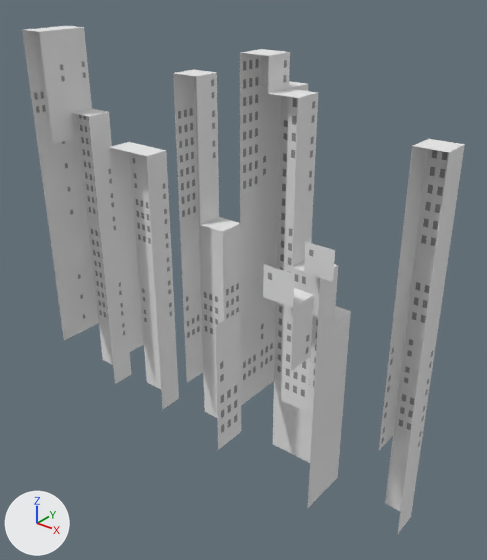
A saved change to the Blender file Flappy/Assets/Mesh/SkyScraperModule.blend.
Rendered twice from a camera (50 mm lens) standing at (7.4, -16.7, 10.5) and looking at (-5.3, -0.9, 0.7). Arrows for +X, +Y and +Z are at lower left; the lights stay in place.

The older version as bpy lines, for what is in view:
```python
ob_plane_004 = bpy.data.objects.new('Plane.004', me_plane_253)
ob_plane_004.location = (-2.0, -1.5, 2.5)
ob_plane_004.rotation_euler = (-1.571, -1.571, 0.0)  # degrees (-90, -90, 0)
ob_plane_004.scale = (0.5, 0.5, 0.5)
ob_plane_008 = bpy.data.objects.new('Plane.008', me_plane_241)
ob_plane_008.location = (-2.5, -5.0, -1.5)
ob_plane_008.rotation_euler = (-1.571, 0.0, 1.571)  # degrees (-90, 0, 90)
ob_plane_008.scale = (0.5, 0.5, 0.5)
ob_plane_010 = bpy.data.objects.new('Plane.010', me_plane_243)
ob_plane_010.location = (-2.5, -5.0, 0.5)
ob_plane_010.rotation_euler = (0.0, -1.571, 0.0)  # degrees (0, -90, 0)
ob_plane_010.scale = (0.5, 0.5, 0.5)
ob_skyscraper_000 = bpy.data.objects.new('Skyscraper.000', me_plane_261)
ob_skyscraper_000.location = (0.49, 0.29, 0.32)
ob_skyscraper_001 = bpy.data.objects.new('Skyscraper.001', me_plane_226)
ob_skyscraper_001.location = (-14.0, 0.0, 0.0)
ob_skyscraper_002 = bpy.data.objects.new('Skyscraper.002', me_plane_279)
ob_skyscraper_002.location = (-7.71, 0.22, 0.74)
ob_skyscraper_003 = bpy.data.objects.new('Skyscraper.003', me_plane_310)
ob_skyscraper_003.location = (-5.0, 0.1, -0.5)
ob_skyscraper_004 = bpy.data.objects.new('Skyscraper.004', me_plane_282)
ob_skyscraper_004.location = (-10.9, 0.38, 0.11)
# also in view: 'Plane.019' at (-2.0, -2.5, -1.5); 'Plane.013' at (-1.5, -3.0, 1.5); 'Plane.007' at (-1.5, -3.0, 0.5); 'Plane.020' at (-2.0, -3.5, 2.5); 'Plane.011' at (-2.5, -5.0, 1.5)
```
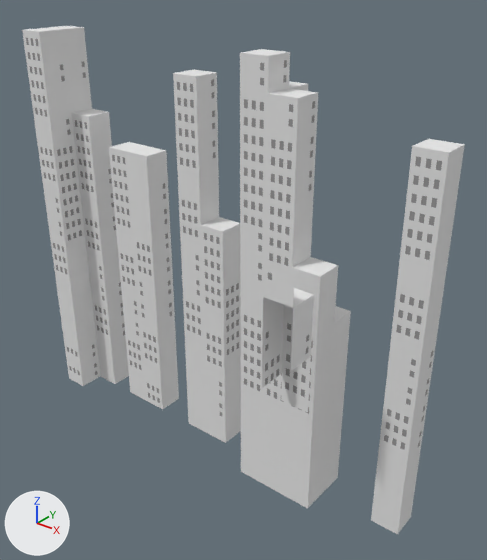
The change, as a list of edits to the scene's bpy script:
```text
Change me_plane_310:
    remove me_plane_310.from_pydata(...)  # 854 vertices, 894 faces; spans x 0.0..3.0, y -1.5..0.5, z -6.5..8.5
    add me_plane_310.from_pydata(...)  # 1472 vertices, 1418 faces; spans x 0.0..3.0, y -1.5..0.5, z -6.5..8.5
    me_plane_310 part 1: the loose piece of 4 vertices spanning x 2.0..3.0, y 0.5, z -4.5..-3.5 is copied, and the copy is moved by (0.0, -2.0, 1.0); it spans x 2.0..3.0, y -1.5, z -3.5..-2.5
    me_plane_310 part 2: the loose piece of 4 vertices spanning x 0.0..1.0, y 0.5, z -6.5..-5.5 is copied, and the copy is moved by (0.0, -2.0, 0.0); it spans x 0.0..1.0, y -1.5, z -6.5..-5.5
    me_plane_310 part 3: the loose piece of 4 vertices spanning x 1.0..2.0, y 0.5, z -6.5..-5.5 is copied, and the copy is moved by (0.0, -2.0, 0.0); it spans x 1.0..2.0, y -1.5, z -6.5..-5.5
    me_plane_310 part 4: the loose piece of 4 vertices spanning x 1.0..2.0, y 0.5, z -5.5..-4.5 is copied, and the copy is moved by (0.0, -2.0, 0.0); it spans x 1.0..2.0, y -1.5, z -5.5..-4.5
    me_plane_310 part 5: the loose piece of 4 vertices spanning x 0.0..1.0, y 0.5, z -5.5..-4.5 is copied, and the copy is moved by (0.0, -2.0, 0.0); it spans x 0.0..1.0, y -1.5, z -5.5..-4.5
    me_plane_310 part 6: the loose piece of 4 vertices spanning x 1.0..2.0, y 0.5, z -4.5..-3.5 is copied, and the copy is moved by (0.0, -2.0, 1.0); it spans x 1.0..2.0, y -1.5, z -3.5..-2.5
    me_plane_310 part 7: the loose piece of 4 vertices spanning x 0.0..1.0, y 0.5, z -4.5..-3.5 is copied, and the copy is moved by (0.0, -2.0, 0.0); it spans x 0.0..1.0, y -1.5, z -4.5..-3.5
    me_plane_310 part 8: the loose piece of 4 vertices spanning x 1.0..2.0, y 0.5, z -4.5..-3.5 is copied, and the copy is moved by (0.0, -2.0, 0.0); it spans x 1.0..2.0, y -1.5, z -4.5..-3.5
    me_plane_310 part 9: 582 vertices added at x 0.0..3.0, y -1.5..0.5, z -6.5..8.5
Change me_plane_282:
    remove me_plane_282.from_pydata(...)  # 307 vertices, 299 faces; spans x -1.1..0.9, y -0.88..0.12, z -7.11..3.89
    add me_plane_282.from_pydata(...)  # 713 vertices, 699 faces; spans x -1.1..0.9, y -0.88..0.12, z -7.11..3.89
    me_plane_282 part 10: the loose piece of 4 vertices spanning x -1.1..-0.1, y 0.12, z -7.11..-6.11 is copied, and the copy is moved by (0.0, -1.0, 0.0); it spans x -1.1..-0.1, y -0.88, z -7.11..-6.11
    me_plane_282 part 11: a new loose piece of 16 vertices spanning x -0.1..0.9, y -0.88, z -0.11..0.89
    me_plane_282 part 12: a new loose piece of 16 vertices spanning x -1.1..-0.1, y -0.88, z -6.11..-5.11
    me_plane_282 part 13: 370 vertices added at x -1.1..0.9, y -0.88..0.12, z -7.11..3.89
Change me_plane_279:
    remove me_plane_279.from_pydata(...)  # 540 vertices, 488 faces; spans x -0.79..1.21, y -0.72..0.28, z -7.74..6.26
    add me_plane_279.from_pydata(...)  # 906 vertices, 846 faces; spans x -0.79..1.21, y -0.72..0.28, z -7.74..6.26
    me_plane_279 part 14: the loose piece of 4 vertices spanning x -0.79..0.21, y 0.28, z -7.74..-6.74 is copied, and the copy is moved by (0.0, -1.0, 0.0); it spans x -0.79..0.21, y -0.72, z -7.74..-6.74
    me_plane_279 part 15: the loose piece of 12 vertices spanning x -0.79, y -0.72..0.28, z -2.74..-1.74 is copied, and the copy is turned 90 degrees about the z axis through its middle, then moved by (1.5, -0.5, -4.0); it spans x 0.21..1.21, y -0.72, z -6.74..-5.74
    me_plane_279 part 16: the loose piece of 4 vertices spanning x -0.79..0.21, y 0.28, z -6.74..-5.74 is copied, and the copy is moved by (0.0, -1.0, 0.0); it spans x -0.79..0.21, y -0.72, z -6.74..-5.74
    me_plane_279 part 17: 346 vertices added at x -0.79..1.21, y -0.72..0.28, z -7.74..6.26
Change me_plane_261:
    remove me_plane_261.from_pydata(...)  # 319 vertices, 313 faces; spans x -0.49..0.51, y -0.79..0.21, z -7.32..5.68
    add me_plane_261.from_pydata(...)  # 522 vertices, 514 faces; spans x -0.49..0.51, y -0.79..0.21, z -7.32..5.68
    me_plane_261 part 18: 203 vertices added at x -0.49..0.51, y -0.79, z -7.32..5.68
Change me_plane_226:
    remove me_plane_226.from_pydata(...)  # 700 vertices, 760 faces; spans x -1.0..1.0, y -1.5..0.5, z -7.0..8.0
    add me_plane_226.from_pydata(...)  # 1312 vertices, 1346 faces; spans x -1.0..1.0, y -1.5..0.5, z -7.0..8.0
    me_plane_226 part 19: the loose piece of 4 vertices spanning x 0.0, y -1.5..-0.5, z -1.0..0.0 is copied, and the copy is moved by (0.0, 0.0, -2.0); it spans x 0.0, y -1.5..-0.5, z -3.0..-2.0
    me_plane_226 part 20: the loose piece of 4 vertices spanning x 0.0, y -1.5..-0.5, z -1.0..0.0 is copied, and the copy is moved by (0.0, 0.0, -4.0); it spans x 0.0, y -1.5..-0.5, z -5.0..-4.0
    me_plane_226 part 21: 596 vertices added at x -1.0..1.0, y -1.5..0.5, z -7.0..8.0
Remove ob_plane_004:
    ob_plane_004 = bpy.data.objects.new('Plane.004', me_plane_253)
Remove ob_plane_008:
    ob_plane_008 = bpy.data.objects.new('Plane.008', me_plane_241)
```

Location of each change, (x1, y1, x2, y2) in pixels of the pictures (487 x 560 px):
'Skyscraper.001', reshaped: before (22, 26, 131, 384); after (22, 26, 129, 386)
'Skyscraper.002', reshaped (7% taller): before (173, 69, 241, 418); after (173, 69, 241, 443)
'Skyscraper.000', reshaped (9% wider): before (379, 139, 465, 533); after (371, 139, 465, 534)
'Plane.004', deleted: before (304, 242, 335, 282)
    faces in mat_walls (white #e7e7e7): (304, 242, 335, 282)
'Plane.008', deleted: before (217, 404, 241, 450)
    faces in mat_walls (white #e7e7e7): (217, 404, 241, 450)
part 1 of me_plane_310, added: after (287, 404, 313, 440)
part 2 of me_plane_310, added: after (241, 451, 262, 483)
part 3 of me_plane_310, added: after (262, 462, 285, 495)
part 4 of me_plane_310, added: after (262, 440, 286, 474)
part 5 of me_plane_310, added: after (241, 429, 263, 461)
part 6 of me_plane_310, added: after (263, 393, 287, 428)
part 7 of me_plane_310, added: after (241, 406, 263, 440)
part 8 of me_plane_310, added: after (263, 417, 287, 451)
part 9 of me_plane_310, added: after (240, 49, 338, 508)
part 10 of me_plane_282, added: after (129, 374, 146, 400)
part 11 of me_plane_282, added: after (133, 229, 153, 259)
part 12 of me_plane_282, added: after (127, 354, 145, 381)
part 13 of me_plane_282, added: after (109, 142, 179, 409)
part 14 of me_plane_279, added: after (188, 404, 207, 433)
part 15 of me_plane_279, added: after (206, 393, 225, 422)
part 16 of me_plane_279, added: after (187, 383, 206, 412)
part 17 of me_plane_279, added: after (173, 69, 241, 443)
part 18 of me_plane_261, added: after (371, 139, 465, 534)
part 19 of me_plane_226, added: after (71, 278, 92, 307)
part 20 of me_plane_226, added: after (76, 319, 96, 348)
part 21 of me_plane_226, added: after (22, 28, 129, 386)
